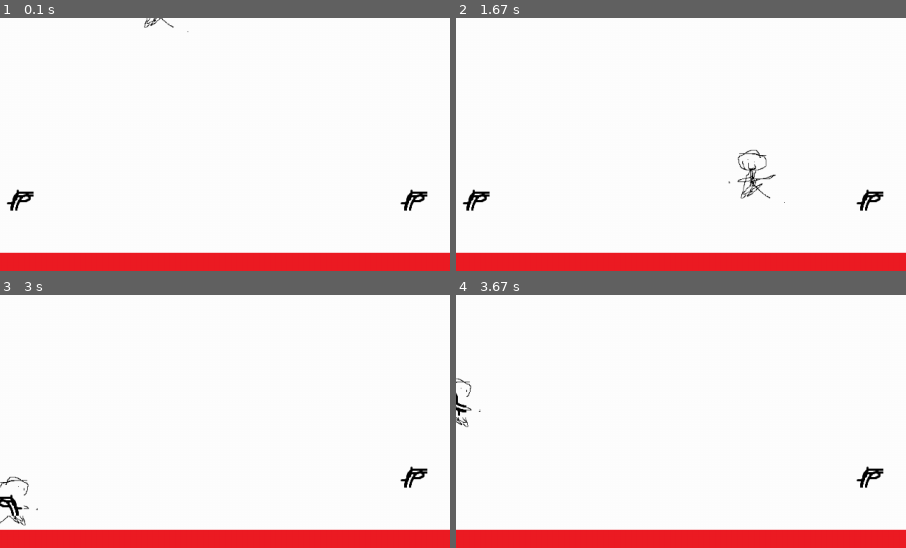
Above: before the commit, frames 1-4 (two rows, left to right).
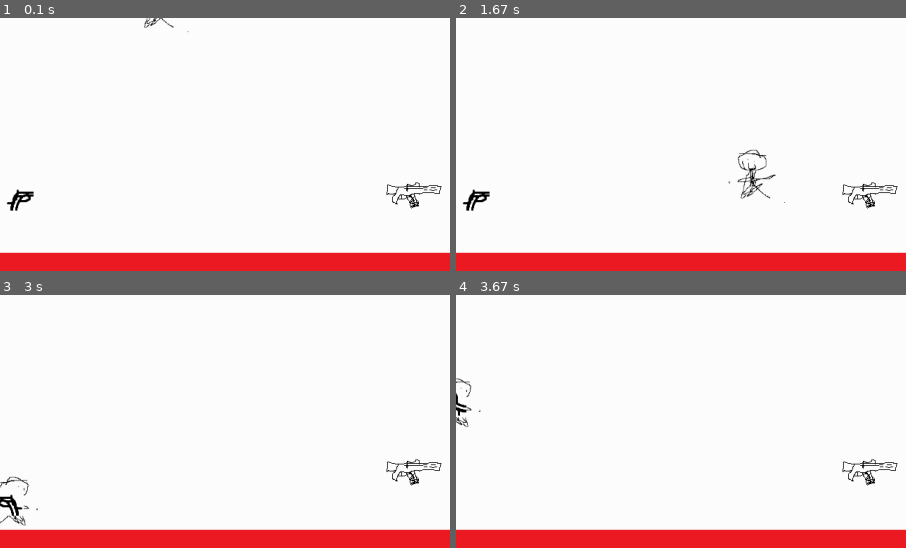
Above: after the commit, the same moments.

Repository: Me07111/Pygame-Platformer
Game: pygame game, started from Code/main.py
The game is run twice, just before and just after one commit, with the same random seed, the same clock (stepped at 60 frames per second) and the same inputs.
Inputs:
- Up to frame 1 (0.1 s): no input
- Up to frame 2 (1.67 s): hold Right 0.33-0.8 s; hold Up 0.83-1.13 s; hold W 0.83-1.13 s; hold Right 1.17-1.63 s; hold D 1.17-1.63 s
- Up to frame 3 (3 s): hold Left 1.67-2.2 s; hold A 1.67-2.2 s; hold Down 2.23-2.53 s; hold S 2.23-2.53 s; hold Left 2.57-2.97 s; hold A 2.57-2.97 s
- Up to frame 4 (3.67 s): tap Space at 3, 3.4 s; hold Up from 3.33 s (still down); hold W from 3.33 s (still down)
The pictures show only the part of the screen within x 10-60%, y 42-92%; the shares and areas given below are measured in that part.

The runs differ from the first frame. In frame 1, 0.5% of the frame differs, in the area x 85-99%, y 64-77%; in frame 2, 0.5%; in frame 3, 0.5%; in frame 4, 0.5%.

Commit message:
made semi and full auto guns and AR work

Diff:
--- a/Code/config.py
+++ b/Code/config.py
@@ -7,7 +7,7 @@
     ["o","o","o","o","o","o","o","o","o","o","o","o","o","o","o","o"],
     ["o","o","o","o","o","o","o","o","o","o","o","o","o","o","o","o"],
     ["o","o","o","o","o","o","o","o","o","o","o","o","o","o","o","o"],
-    ["o","o","w0","o","o","o","o","o","o","w0","o","o","P","o","o","o"],
+    ["o","o","w0","o","o","o","o","o","o","w1","o","o","P","o","o","o"],
     ["x","x","x","x","x","x","x","x","x","x","x","x","x","x","x","x"]
 ]
 
@@ -66,6 +66,6 @@
 
 #(name,imagePath,isPickedUp,inPos,bulletSpeed,bulletSize,bulletImagePath,fireRate,bulletRelGrav,damage,maxAmmo)
 weapons = [
-["pistol","Graphics/pistol.png",600,"Graphics/pistolBullet.png",300,10,10,12],
-["Assault Rifle","Graphics/ar.png",300,"Graphics/arBullet.png", 600,1,7,30]
+["pistol","Graphics/pistol.png",600,"Graphics/pistolBullet.png",300,10,10,12,False],
+["Assault Rifle","Graphics/ar.png",300,"Graphics/arBullet.png", 600,1,7,30,True]
 ]
--- a/Code/level.py
+++ b/Code/level.py
@@ -75,11 +75,14 @@
             player.lookDir = pygame.Vector2(1,1)
 
     def shootUpdate(self,player,keys,i,gameTime):
-        if(keys[mappings[i][4]] and len(player.sprites()) >= 2):
-            if(pygame.Vector2.length(player.lookDir) > 0):
-                player.sprites()[1].shoot(pygame.Vector2.normalize(player.lookDir),self,gameTime,player)
+        if(len(player.sprites()) >= 2):
+            if(keys[mappings[i][4]]):
+                if(pygame.Vector2.length(player.lookDir) > 0):
+                    player.sprites()[1].shoot(pygame.Vector2.normalize(player.lookDir),self,gameTime,player)
+                else:
+                    player.sprites()[1].shoot(pygame.Vector2(1,0),self,gameTime,player)
             else:
-                player.sprites()[1].shoot(pygame.Vector2(1,0),self,gameTime,player)
+                player.sprites()[1].wasShotReleased = True
 
     def pickupUpdate(self,player,i):
         collidingWeapons = pygame.sprite.spritecollide(player.sprite,self.onGroundWeapons,False)
@@ -156,7 +159,7 @@
                         playerAmount += 1
                 elif(cell[0] == "w"):
                     type = weapons[int(cell[len(cell)-1])]
-                    weapon = Weapon(type[0],type[1],False,pos,type[2],type[3],type[4],type[5],type[6],type[7])
+                    weapon = Weapon(type[0],type[1],False,pos,type[2],type[3],type[4],type[5],type[6],type[7],type[8])
                     self.onGroundWeapons.add(weapon)
 
     def closerToZero(self,numberToNegate,negateBy):
--- a/Code/player.py
+++ b/Code/player.py
@@ -26,7 +26,6 @@
         self.launched = False
         self.isOnGround = True
         self.lookDir = pygame.Vector2(0,0)
-
     def takeDamage(self,damage):
         self.health -= damage
         if(self.health <= 0):
--- a/Code/weapon.py
+++ b/Code/weapon.py
@@ -1,7 +1,7 @@
 import pygame
 from bullet import Bullet
 class Weapon(pygame.sprite.Sprite):
-    def __init__(self,name,imagePath,isPickedUp,inPos,bulletSpeed,bulletImagePath,fireRate,bulletGravityMultipierl,damage,maxAmmo):
+    def __init__(self,name,imagePath,isPickedUp,inPos,bulletSpeed,bulletImagePath,fireRate,bulletGravityMultipierl,damage,maxAmmo,isFullAuto):
         super().__init__()
         self.name = name
         self.origImage = pygame.image.load(imagePath)
@@ -19,14 +19,24 @@
         self.damage = damage
         self.maxAmmo = maxAmmo
         self.ammo = self.maxAmmo
+        self.wasShotReleased = True
+        self.isFullAuto = isFullAuto
 
     def shoot(self,direction,level,gameTime,player):
-        if(abs(gameTime - self.lastTimeShot) >= self.fireDelay and self.ammo > 0):
+        if(self.canShoot(gameTime)):
             bullet = Bullet(self.bulletSpeed,self.bulletImagePath,self.getMuzzlePos(),direction,self.bulGravMul,self.damage)
             bullet.ignored = player
             level.bullets.add(bullet)
             self.lastTimeShot = gameTime
             self.ammo -= 1
+            self.wasShotReleased = False
 
     def getMuzzlePos(self):
         return self.rect.center
+
+
+    def canShoot(self,gameTime):
+        if(self.isFullAuto):
+            return abs(gameTime - self.lastTimeShot) >= self.fireDelay and self.ammo > 0
+        else:
+            return abs(gameTime - self.lastTimeShot) >= self.fireDelay and self.ammo > 0 and self.wasShotReleased
Binary file added: Graphics/ar.png
Binary file added: Graphics/arBullet.png
